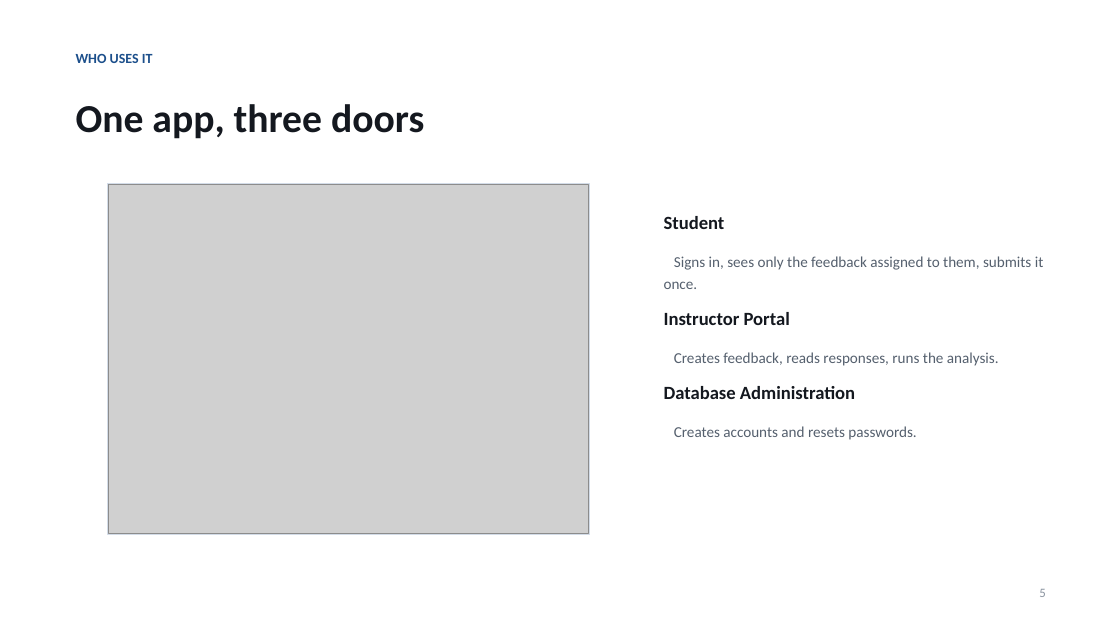
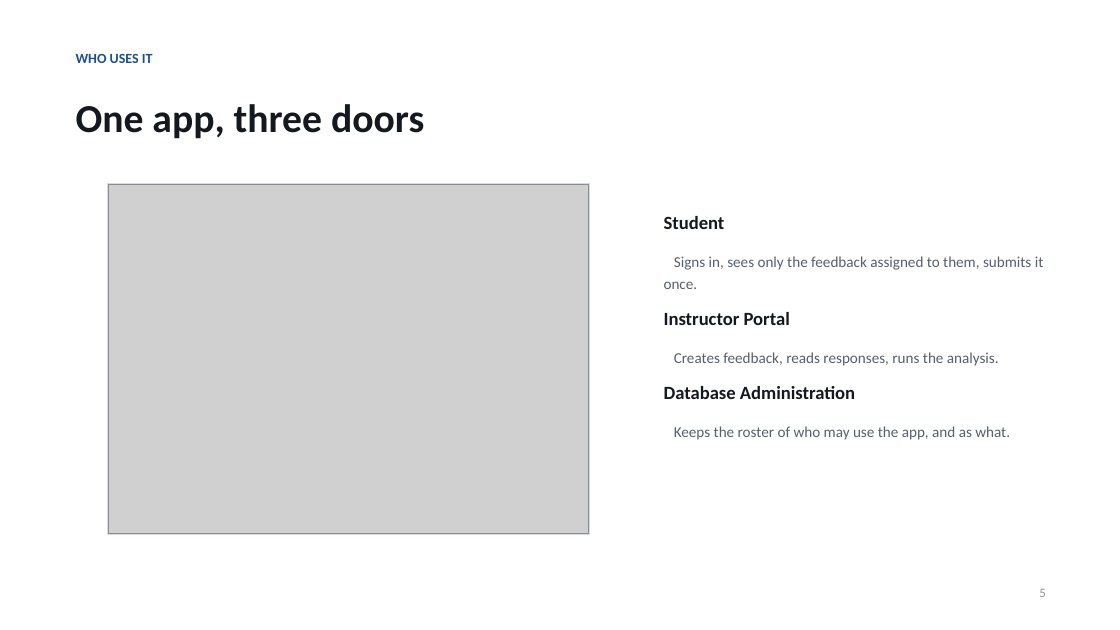
Before and after one commit to dmg-arts/my-pwa, a slide deck: slide 5 of docs/TOP-Feedback-Introduction.pptx. Drawn at 1120x630 pixels with LibreOffice and Linux fonts; fonts in the diff are those of the drawing; grey boxes stand for pictures. Boxes give left, top, right and bottom in pixels: in the first picture for what was removed or moved away, otherwise in the second. Text is boxed around its words. In the diff, an @@ line names an element or a change of style, - is before the commit and + after.

```diff
--- a/docs/TOP-Feedback-Introduction.pptx
+++ b/docs/TOP-Feedback-Introduction.pptx
@@ text at bbox=[674, 426, 1010, 440]: text changed @@
-Creates accounts and resets passwords.
+Keeps the roster of who may use the app, and as what.
```
Also in this commit, not shown: 5 other slides changed, 27 other files.
